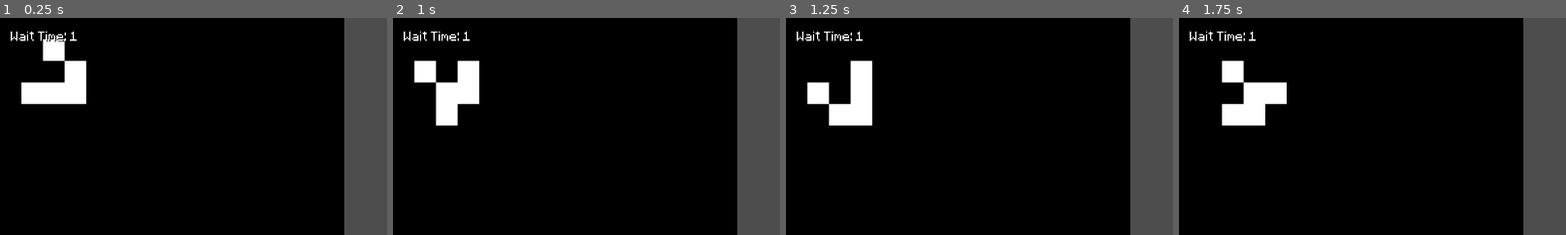
Above: before the commit, frames 1-4 (left to right).
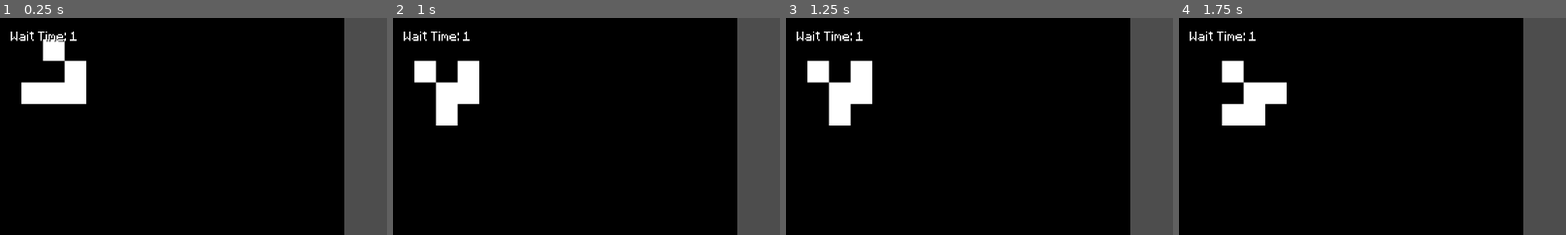
Above: after the commit, the same moments.

Repository: javier-adrian/GOL-GDS
Game: Godot game, scene res://main.tscn
Two runs of this game, one before a commit and one after it. Both use one fixed random seed, a clock stepped at 60 frames per second and the inputs below.
Inputs:
- Up to frame 1 (0.25 s): no input
- Up to frame 2 (1 s): tap Enter at 0.5 s; tap . (next) at 0.6 s; tap Space (play) at 0.8 s
- Up to frame 3 (1.25 s): no input
- Up to frame 4 (1.75 s): tap Space (play) at 1.35 s; tap . (next) at 1.55 s
The pictures show only the part of the screen within x 0-50%, y 0-50%; the shares and areas given below are measured in that part.

Frames 1-2 are identical in both runs. In frame 3, 2.3% of the frame differs, in the area x 5-23%, y 19-50%; in frame 4, nothing differs.

Commit message:
transfer all input responsibility to root nod

Diff:
--- a/World.gd
+++ b/World.gd
@@ -4,10 +4,6 @@
 var dead: Array[Vector2i]
 var cell: Vector2i
 var neighbors: int
-var playing := false
-var speed: float
-
-@export var timer: Timer
 
 
 func is_alive(cell: Vector2i):
@@ -49,14 +45,7 @@
 		set_cell(0, cells, 0, Vector2i(0, 0))
 
 
-func _on_timer_timeout():
-	if playing:
-		update()
-
-
 func _ready():
-	speed = timer.wait_time
-
 	for x in range(16):
 		for y in range(16):
 			cell = Vector2i(x, y)
@@ -69,12 +58,3 @@
 		set_cell(0, cells, 0, Vector2i(1, 0))
 	for cells in living:
 		set_cell(0, cells, 0, Vector2i(0, 0))
-
-	timer.start()
-
-
-func _input(event):
-	if Input.is_action_just_released("play"):
-		playing = false if playing else true
-	if Input.is_action_just_released("next"):
-		update()
--- a/main.gd
+++ b/main.gd
@@ -2,6 +2,9 @@
 
 @onready var timer := $Timer
 @onready var ui := $UserInterface
+@onready var world := $World
+var started := false
+var playing := false
 
 
 func _ready():
@@ -15,3 +18,14 @@
 	if Input.is_action_just_released("slower"):
 		timer.wait_time *= 2
 		ui.change_speed(timer.wait_time / 0.5)
+
+	if Input.is_action_just_released("play"):
+		playing = !playing
+		timer.start()
+	if Input.is_action_just_released("next"):
+		world.update()
+
+
+func _on_timer_timeout():
+	if playing:
+		world.update()
--- a/main.tscn
+++ b/main.tscn
@@ -18,17 +18,16 @@
 [node name="Main" type="Node2D"]
 script = ExtResource("1_tlran")
 
-[node name="World" type="TileMap" parent="." node_paths=PackedStringArray("timer")]
+[node name="World" type="TileMap" parent="."]
 tile_set = SubResource("TileSet_pxj78")
 format = 2
 layer_0/name = "main"
 layer_0/tile_data = PackedInt32Array(196609, 0, 0, 196610, 0, 0, 196611, 0, 0, 131075, 0, 0, 65538, 0, 0, 65570, 0, 0, 196642, 0, 0, 262177, 0, 0, 262176, 0, 0, 262175, 0, 0, 262174, 0, 0, 131102, 0, 0, 196638, 0, 0, 65567, 0, 0)
 script = ExtResource("2_i4kns")
-timer = NodePath("../Timer")
 
 [node name="Timer" type="Timer" parent="."]
 wait_time = 0.5
 
 [node name="UserInterface" parent="." instance=ExtResource("3_r68cr")]
 
-[connection signal="timeout" from="Timer" to="World" method="_on_timer_timeout"]
+[connection signal="timeout" from="Timer" to="." method="_on_timer_timeout"]
